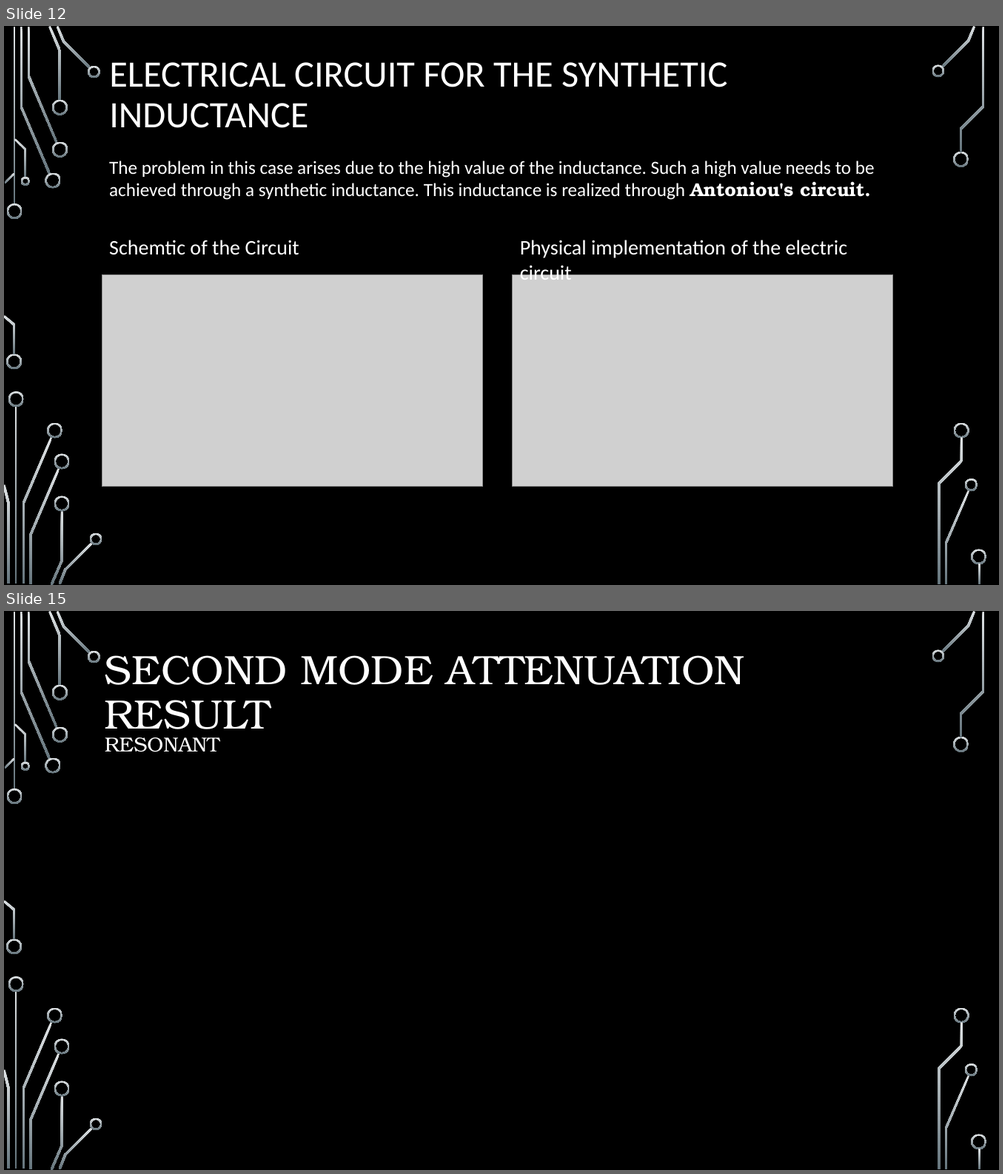
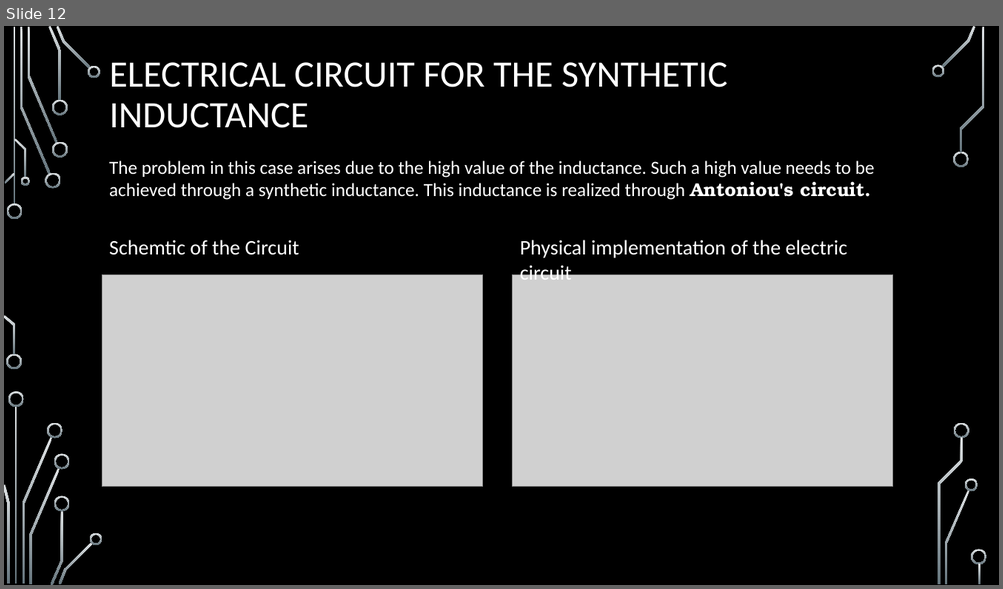
Before and after one commit to elchape99/SSCSA, a slide deck: presentazione_progetto.pptx. Shown one above the other, each under a label of ours: slides 12 and 15 before the commit, slide 12 after it; the slides between them are not shown. The pictures are 1003x1174 and 1003x589 pixels, drawn with LibreOffice and Linux fonts; fonts in the diff are those of the drawing; grey boxes stand for pictures; background and template pictures are left out. Boxes give left, top, right and bottom in pixels: in the first picture for what was removed or moved away, otherwise in the second. Text is boxed around its words. In the diff, an @@ line names an element or a change of style, - is before the commit and + after.

```diff
--- a/presentazione_progetto.pptx
+++ b/presentazione_progetto.pptx
@@ slide 15 removed at [4,611,999,1170], background picture (left out); not listed: 36 template elements that a slide beside it also shows @@
@@ title removed at [105,655,745,738] @@
-SECOND MODE ATTENUATION RESULT
@@ text removed at [105,738,220,752] @@
-RESONANT
```
Also in this commit, not shown: 7 slides changed, 10 slides added, 2 other slides removed, 13 other files.
